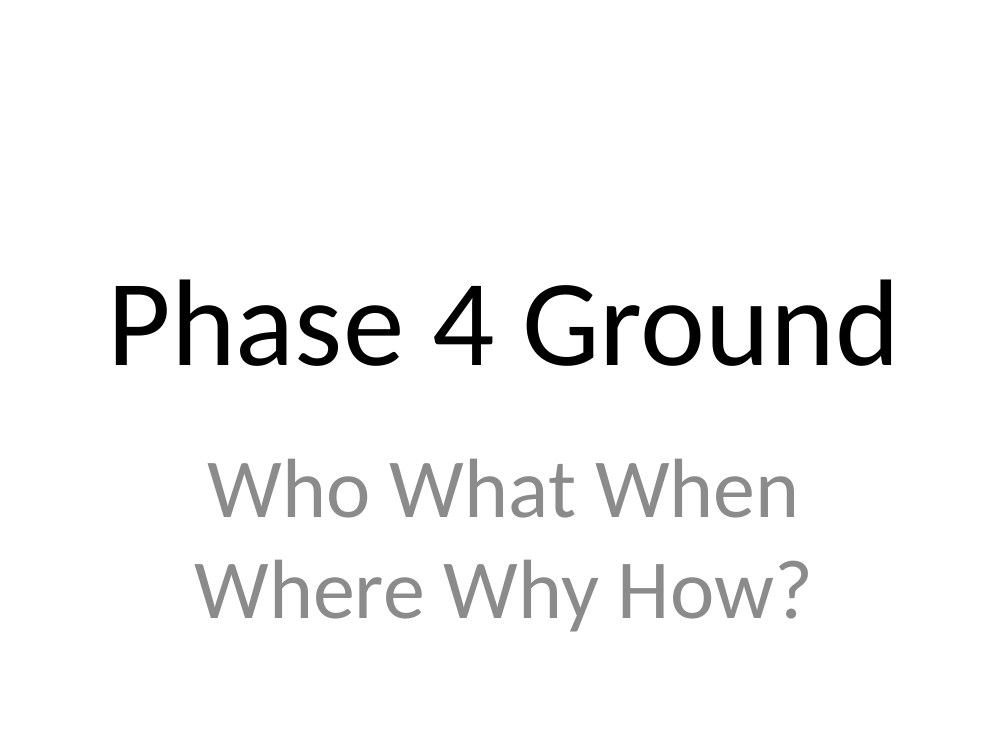
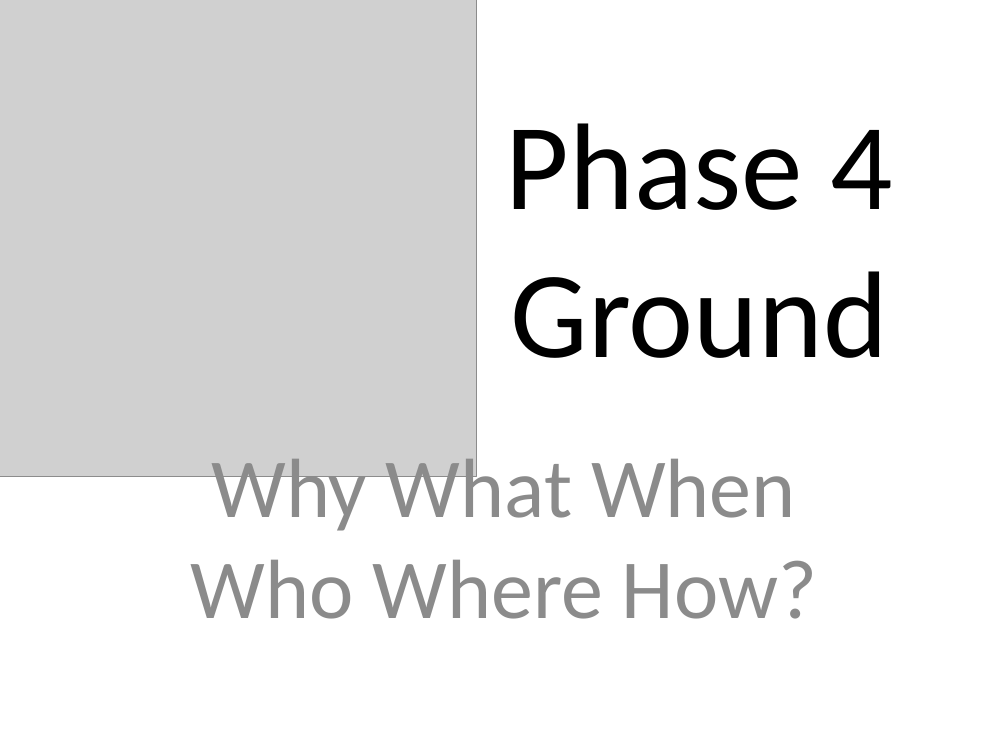
Before and after one commit to OpenResearchInstitute/documents, a slide deck: slide 1 of Papers_Articles_Presentations/Slide_Presentations/Dayton_2016.pptx. Drawn at 1008x756 pixels with LibreOffice and Linux fonts; fonts in the diff are those of the drawing; grey boxes stand for pictures. Boxes give left, top, right and bottom in pixels: in the first picture for what was removed or moved away, otherwise in the second. Text is boxed around its words. In the diff, an @@ line names an element or a change of style, - is before the commit and + after.

Commit message:
presentation for DEFCON 2016

```diff
--- a/Papers_Articles_Presentations/Slide_Presentations/Dayton_2016.pptx
+++ b/Papers_Articles_Presentations/Slide_Presentations/Dayton_2016.pptx
@@ picture added at [0, 0, 476, 476] @@
@@ title "Phase 4 Ground" rewrapped from [108, 279, 899, 366] to [506, 123, 892, 358] @@
@@ subtitle at [190, 447, 817, 619]: text changed @@
-Who What When Where Why How?
+Why What When Who Where How?
```
Also in this commit, not shown: 1 other file.
